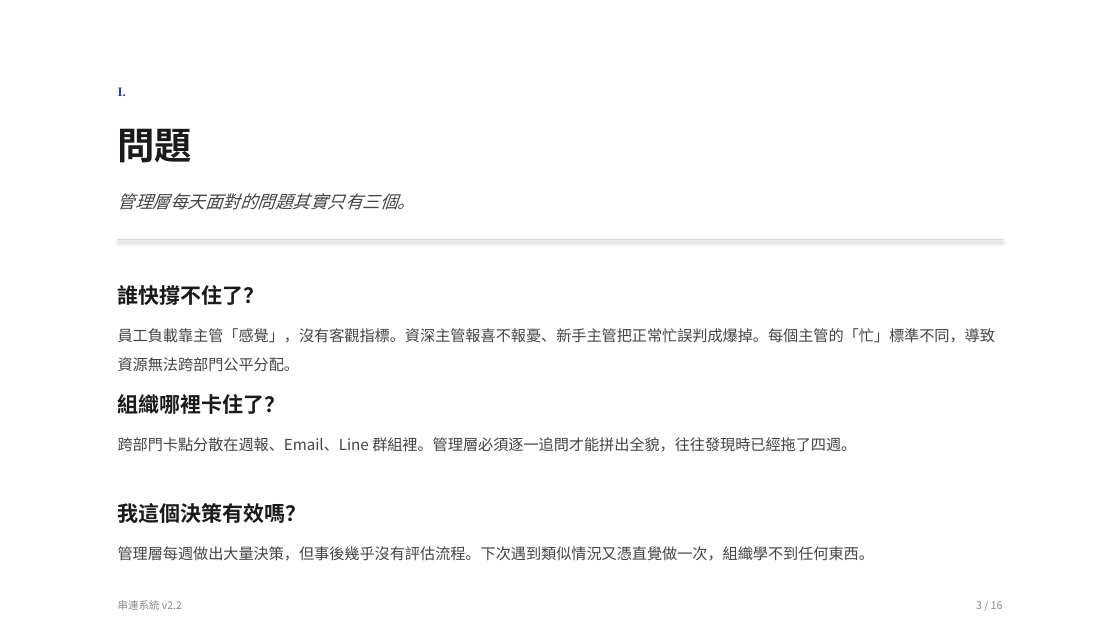
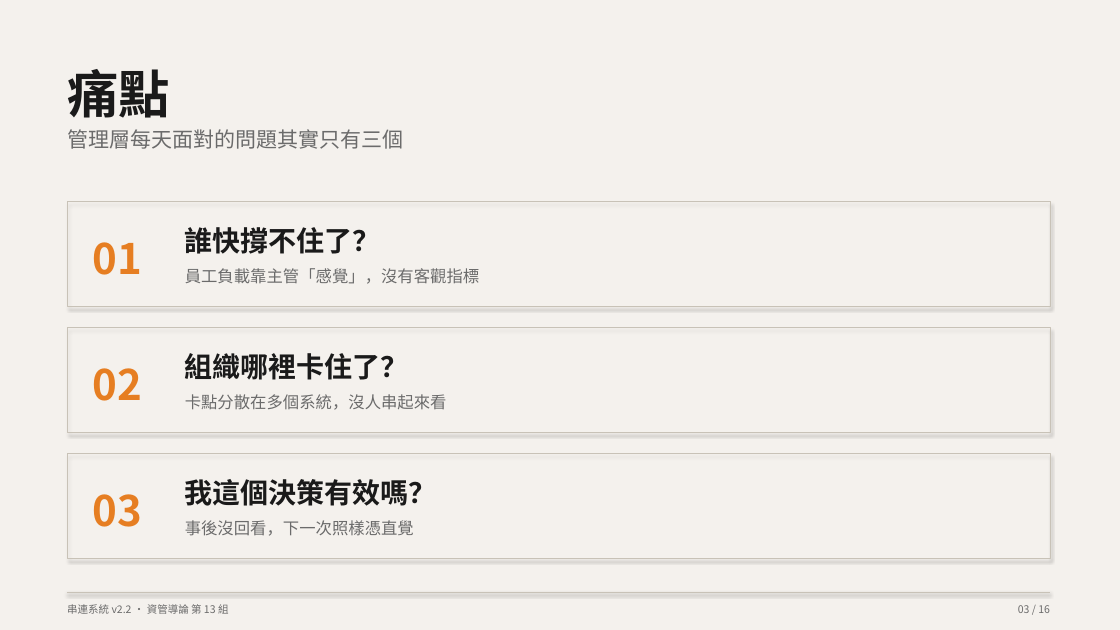
Before and after one commit to Peter2594/chuanlien-system-v2, a slide deck: slide 3 of docs/串連系統_簡報.pptx. Drawn at 1120x630 pixels with LibreOffice and Linux fonts; fonts in the diff are those of the drawing. Boxes give left, top, right and bottom in pixels: in the first picture for what was removed or moved away, otherwise in the second. Text is boxed around its words. In the diff, an @@ line names an element or a change of style, - is before the commit and + after.

```diff
--- a/docs/串連系統_簡報.pptx
+++ b/docs/串連系統_簡報.pptx
@@ rectangle at <box>0,0,1120,630</box>: fill #FFFFFF to #F4F1ED @@
@@ text added at <box>67,69,170,118</box>, 44 pt, text #1A1A1A, bold @@
+痛點
@@ text removed at <box>118,87,126,96</box> @@
-I.
@@ text at <box>67,129,403,149</box>: text changed; size 15 to 18 pt; text colour #444444 to #6B6B6B; italic off @@
-管理層每天面對的問題其實只有三個。
+管理層每天面對的問題其實只有三個
@@ text removed at <box>118,128,193,163</box> @@
-問題
@@ rectangle: place and size @@
-rectangle at <box>118,239,1002,240</box>
+rectangle at <box>67,202,1050,307</box>
@@ rectangle at <box>67,202,1050,307</box>: fill #CCCCCC to none; outline none to #C8C2B7 0.75 pt @@
@@ size 18 to 24 pt in 3 elements at <box>185,479,437,506</box>, <box>185,353,409,380</box>, <box>185,227,381,254</box> @@
@@ text "誰快撐不住了？": place and size @@
-text "誰快撐不住了？" at <box>118,285,265,305</box>
+text "誰快撐不住了？" at <box>185,227,381,254</box>
@@ text added at <box>92,242,142,275</box>, 36 pt, text #E67E22, bold @@
+01
@@ text added at <box>185,268,480,284</box>, 14 pt, text #6B6B6B @@
+員工負載靠主管「感覺」，沒有客觀指標
@@ rectangle added at <box>67,328,1050,433</box>, outline #C8C2B7 0.75 pt @@
@@ text removed at <box>118,328,995,372</box> @@
-員工負載靠主管「感覺」，沒有客觀指標。資深主管報喜不報憂、新手主管把正常忙誤判成爆掉。每個主管的「忙」標準不同，導致資源無法跨部門公平分配。
@@ text "組織哪裡卡住了？": place and size @@
-text "組織哪裡卡住了？" at <box>118,394,286,414</box>
+text "組織哪裡卡住了？" at <box>185,353,409,380</box>
@@ text added at <box>92,368,142,401</box>, 36 pt, text #E67E22, bold @@
+02
@@ text added at <box>185,394,447,410</box>, 14 pt, text #6B6B6B @@
+卡點分散在多個系統，沒人串起來看
@@ text removed at <box>118,437,856,452</box> @@
-跨部門卡點分散在週報、Email、Line 群組裡。管理層必須逐一追問才能拼出全貌，往往發現時已經拖了四週。
@@ rectangle added at <box>67,454,1050,559</box>, outline #C8C2B7 0.75 pt @@
@@ text "我這個決策有效嗎？": place and size @@
-text "我這個決策有效嗎？" at <box>118,503,307,523</box>
+text "我這個決策有效嗎？" at <box>185,479,437,506</box>
@@ text added at <box>92,494,142,527</box>, 36 pt, text #E67E22, bold @@
+03
@@ text added at <box>185,520,414,536</box>, 14 pt, text #6B6B6B @@
+事後沒回看，下一次照樣憑直覺
@@ text removed at <box>118,546,874,561</box> @@
-管理層每週做出大量決策，但事後幾乎沒有評估流程。下次遇到類似情況又憑直覺做一次，組織學不到任何東西。
@@ rectangle added at <box>67,592,1050,593</box>, fill #C8C2B7 @@
@@ text at <box>67,604,229,614</box>: text changed; text colour #888888 to #6B6B6B @@
-串連系統 v2.2
+串連系統 v2.2 · 資管導論 第 13 組
@@ text at <box>1018,605,1050,613</box>: text changed; text colour #888888 to #6B6B6B @@
-3 / 16
+03 / 16
```
Also in this commit, not shown: 9 other slides changed, 6 slides added, 6 slides removed, 1 other file.
